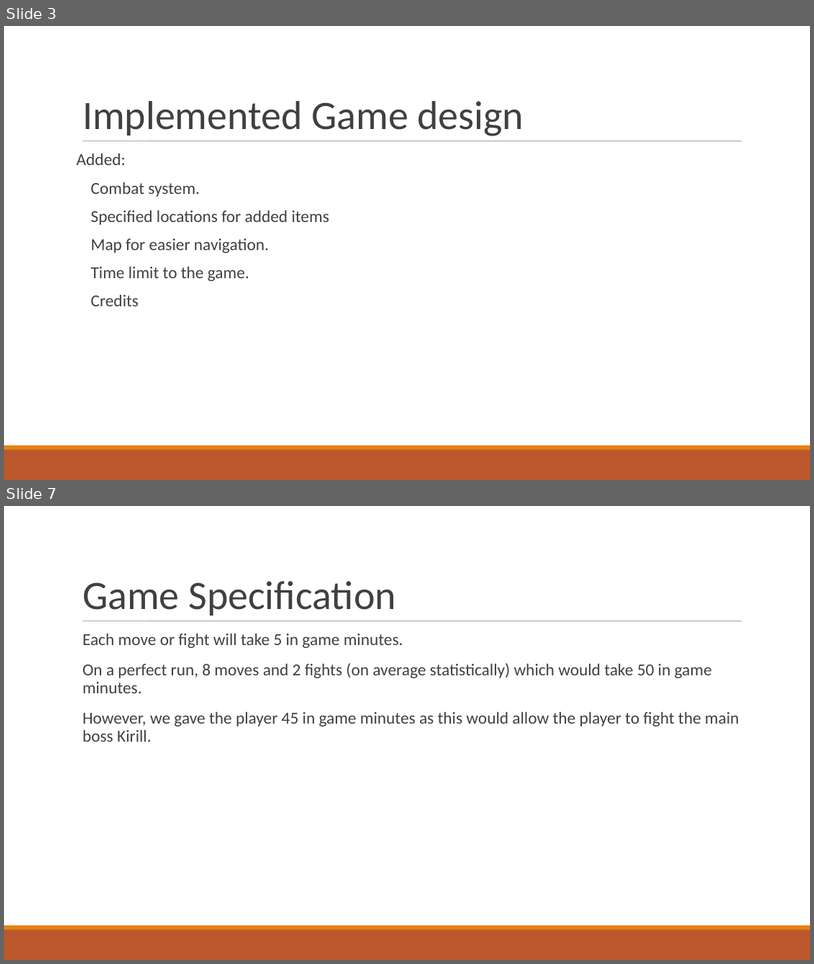
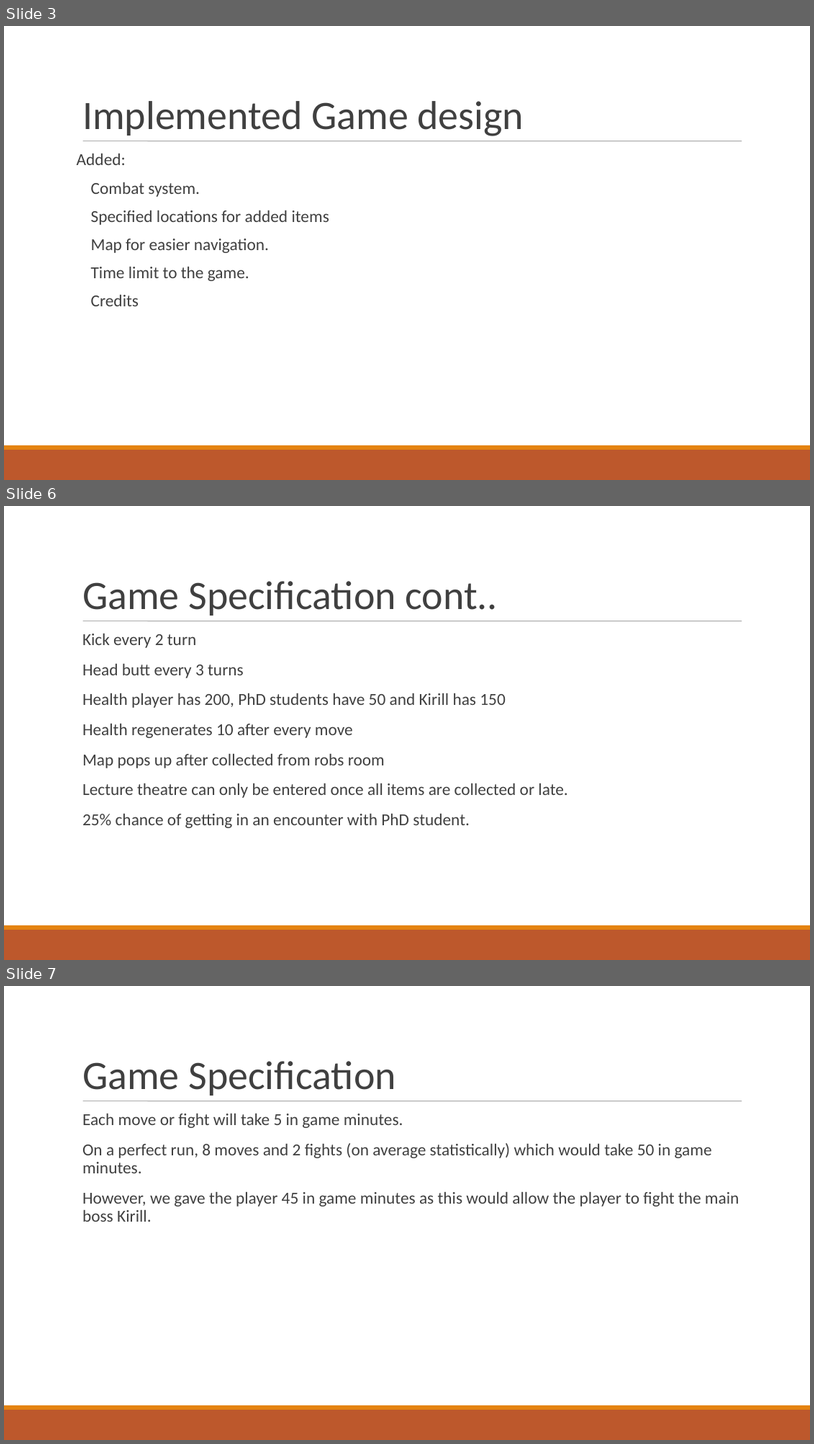
Before and after one commit to IanC95/Lab5, a slide deck: powerpoint.ppt. Shown one above the other, each under a label of ours: slides 3 and 7 before the commit, slides 3, 6 and 7 after it; the slides between them are not shown. The pictures are 814x964 and 814x1444 pixels, drawn with LibreOffice and Linux fonts; fonts in the diff are those of the drawing. Boxes give left, top, right and bottom in pixels: in the first picture for what was removed or moved away, otherwise in the second. Text is boxed around its words. In the diff, an @@ line names an element or a change of style, - is before the commit and + after.

```diff
--- a/powerpoint.ppt
+++ b/powerpoint.ppt
@@ slide 6 added at box(4, 506, 810, 960), background #FFFFFF; not listed: 3 template elements that a slide beside it also shows @@
@@ title added at box(82, 581, 499, 615), 48 pt, text #404040 @@
+Game Specification cont..
@@ text added at box(82, 633, 568, 828), 20 pt, text #404040 @@
+  Kick every 2 turn
+  Head butt every 3 turns
+  Health player has 200, PhD students have 50 and Kirill has 150
+  Health regenerates 10 after every move
+  Map pops up after collected from robs room
+  Lecture theatre can only be entered once all items are collected or late.
+  25% chance of getting in an encounter with PhD student.
```
Also in this commit, not shown: 5 slides changed, 1 slide removed.
